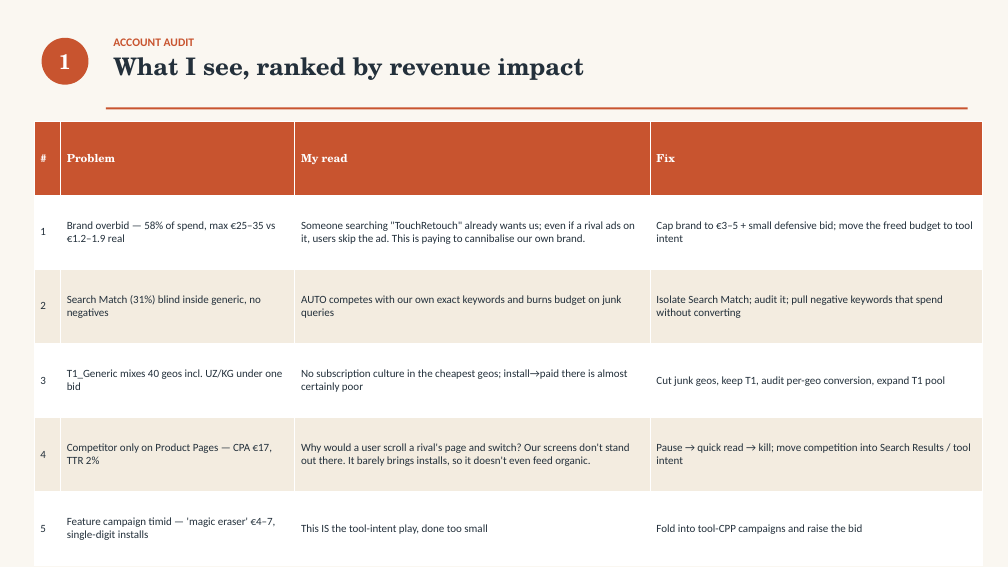
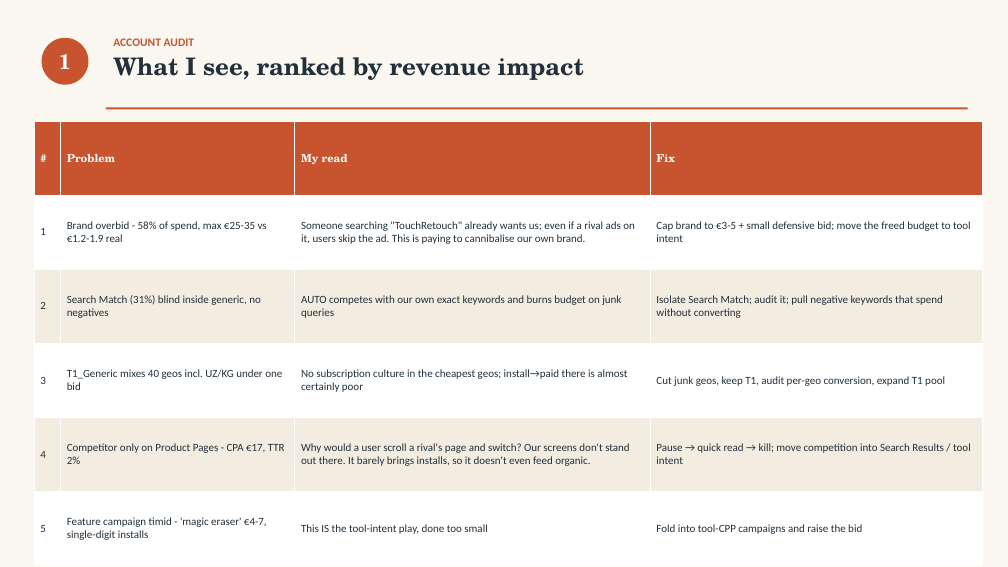
Before and after one commit to Xtrd-txt/asotraff, a slide deck: slide 2 of outputs/touchretouch-testtask/v2/TouchRetouch_Deck.pptx. Drawn at 1008x567 pixels with LibreOffice and Linux fonts; fonts in the diff are those of the drawing. Boxes give left, top, right and bottom in pixels: in the first picture for what was removed or moved away, otherwise in the second. Text is boxed around its words. In the diff, an @@ line names an element or a change of style, - is before the commit and + after.

```diff
--- a/outputs/touchretouch-testtask/v2/TouchRetouch_Deck.pptx
+++ b/outputs/touchretouch-testtask/v2/TouchRetouch_Deck.pptx
@@ table at (34, 121, 983, 566) @@
-row 2, column 2: Brand overbid — 58% of spend, max €25–35 vs €1.2–1.9 real
+row 2, column 2: Brand overbid - 58% of spend, max €25-35 vs €1.2-1.9 real
-row 2, column 4: Cap brand to €3–5 + small defensive bid; move the freed budget to tool intent
+row 2, column 4: Cap brand to €3-5 + small defensive bid; move the freed budget to tool intent
-row 5, column 2: Competitor only on Product Pages — CPA €17, TTR 2%
+row 5, column 2: Competitor only on Product Pages - CPA €17, TTR 2%
-row 6, column 2: Feature campaign timid — 'magic eraser' €4–7, single-digit installs
+row 6, column 2: Feature campaign timid - 'magic eraser' €4-7, single-digit installs
```
Also in this commit, not shown: 11 other slides changed, 3 other files.
